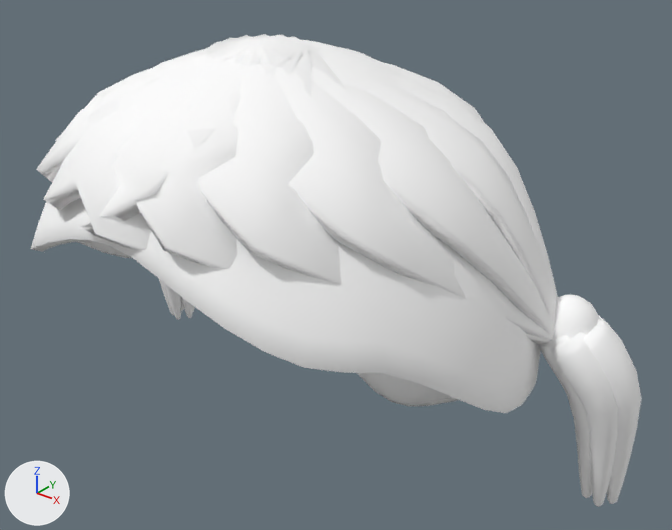
A saved change to the glTF model modules/gamer-services/assets/avatars/v3/hair_pigtails.male.glb.
Before and after are seen from a 50 mm camera at (0.448, -0.493, 1.948) aimed at (0.022, 0.04, 1.618). Lighting does not change. The marker at lower left points along +X, +Y and +Z. The first picture is the older version. Vertices at exactly the same position are counted once.

Names of what the first picture shows: 'hair_pigtails'.
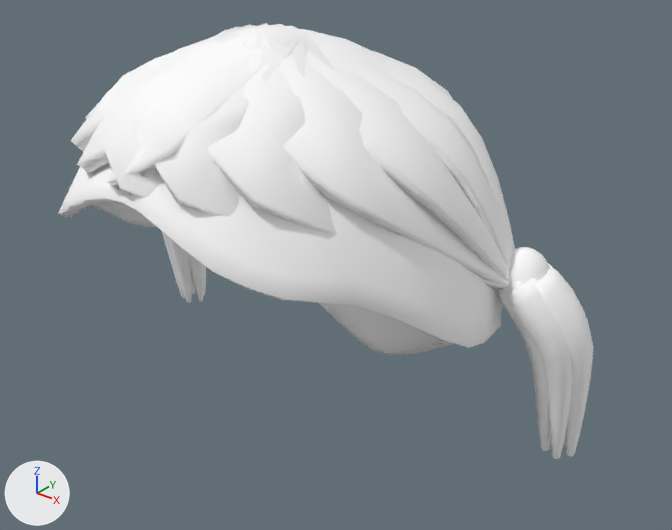
Location of each change, [x1, y1, x2, y2] in pixels of the pictures (672 x 530 px; the box of a moved part takes in the faces that stretch with it):
'hair_pigtails', reshaped (12% narrower, 8% shorter): before [31, 34, 642, 507]; after [58, 23, 594, 460]
part 1 of me_hair_pigtails, moved or reshaped: before [553, 294, 601, 340]; after [509, 247, 550, 285]
part 2 of me_hair_pigtails, moved or reshaped: before [31, 34, 642, 507]; after [58, 23, 594, 460]

The edits, one by one:
me_hair_pigtails is used by ob_hair_pigtails; location (0.0, 0.0, 0.0).
me_hair_pigtails had 2575 vertices, 5016 faces and spanned x -0.262..0.264, y -0.177..0.218, z 1.412..1.808.
me_hair_pigtails now has 2575 vertices, 5016 faces and spans x -0.226..0.228, y -0.154..0.17, z 1.484..1.815.
me_hair_pigtails part 1: the loose piece of 86 vertices spanning x 0.184..0.231, y 0.06..0.106, z 1.579..1.631 is scaled about its middle by 0.862, then moved by (-0.034, -0.013, 0.037).
me_hair_pigtails part 2: 2403 of 2575 vertices moved; they spanned x -0.262..0.264, y -0.177..0.218, z 1.412..1.808 and now span x -0.226..0.228, y -0.154..0.17, z 1.484..1.815; mean shift (0.0, -0.005, 0.025); largest move (0.0, 0.16, 1.412) -> (0.0, 0.132, 1.484).
Other edits to the shape of me_hair_pigtails do not show in these pictures.
